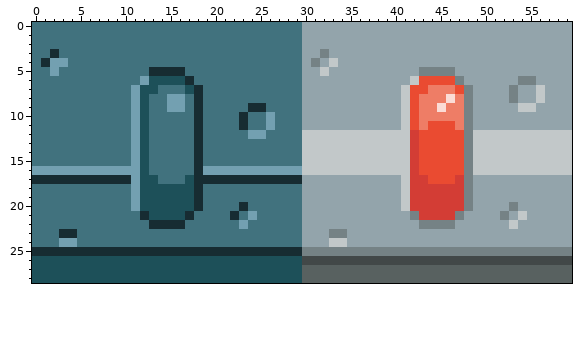
Two states of a pixel-art sprite, hauntedtie/skin/static/domiverse/images/characters_w8t_face.png. The picture above is the old version.
The file is 120x58 pixels, drawn in blocks of 2x2; one block is one cell here. Colours within 5 levels of each other are drawn and written as one.
The same view after the edit:
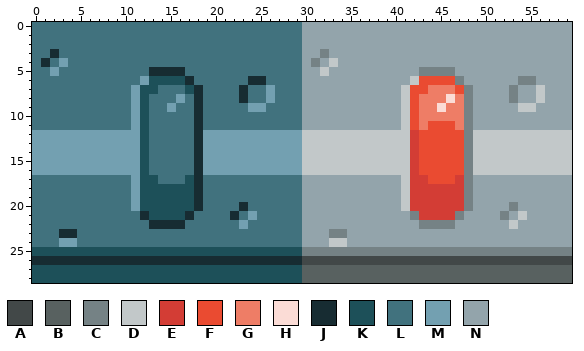
Palette (. is transparent): A #424848  B #586160  C #758285  D #c2c8c9  E #d33d35  F #ea4b31  G #ee7d66  H #fbdcd6  J #172c32  K #1d5059  L #41727e  M #73a0b1  N #93a4ab
Edits made:
Changed rows in their new state; - is an unchanged pixel.
first column x 0:
 4 --L---------------------------
 6 ------------------------JJ----
 7 -----------------------J--M---
 8 ---------------L-------J--M---
 9 ----------------L-------MM----
10 -----------------------L--L---
11 -----------------------L--L---
12 MMMMMMMMMMM--------MMMMM--MMMM
13 MMMMMMMMMMM--------MMMMMMMMMMM
14 MMMMMMMMMMM--------MMMMMMMMMMM
15 MMMMMMMMMMM--------MMMMMMMMMMM
17 LLLLLLLLLLL--------LLLLLLLLLLL
first column x 0:
25 KKKKKKKKKKKKKKKKKKKKKKKKKKKKKK
26 JJJJJJJJJJJJJJJJJJJJJJJJJJJJJJ
Boxes around the changes in both pictures, in picture pixels (x1, y1, x2, y2):
changed: (50, 58, 59, 67)
changed: (167, 76, 302, 184)
changed: (32, 130, 131, 184)
changed: (32, 247, 302, 265)
